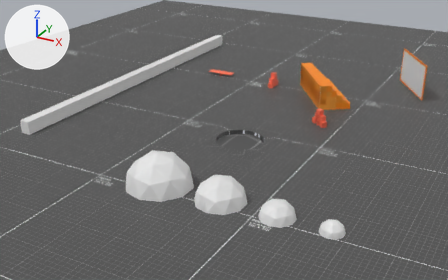
Two versions of the glTF model public/level.glb, one commit apart.
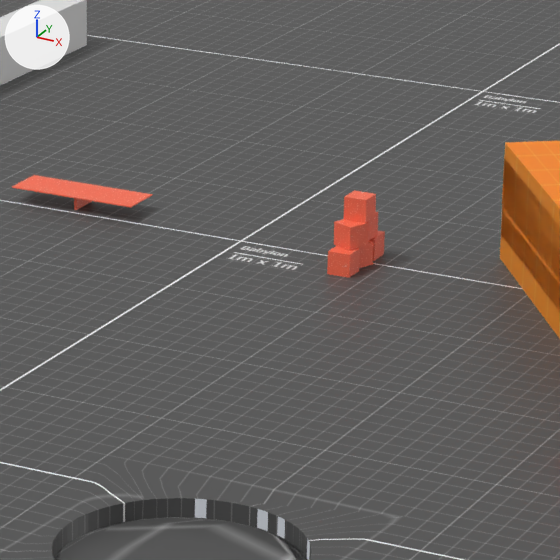
Old and new are each drawn whole from a camera (50 mm lens) standing at (49.5, -110.4, 44.6) and looking at (-5.5, -10.3, -5.4) and again close up on the part from 46% to 70% of the width and 13% to 51% of the height. The lights are fixed; the arrows at upper left show +X, +Y and +Z. The first two pictures are the older version. Where no turn or scale is listed for an object, it has been applied to the vertices.
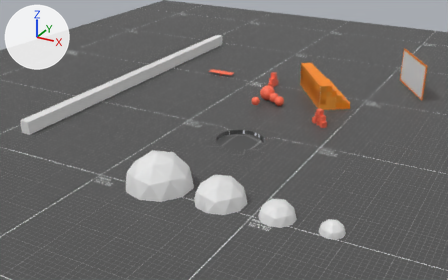
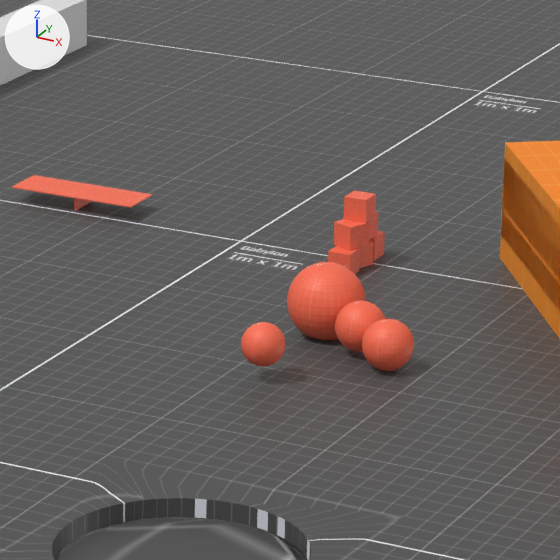
The change in detail:
Material 'Material.003' (mat_material_003) is new.
Its texture is img_1m1m_red.
Material 'Material.001' (mat_material_001) is new.
Its texture is img_1m1m_red.
Mesh me_sphere_003 is new.
It is a UV sphere (32 segments, 16 rings, poles along z) spanning x -0.85..0.85, y -0.85..0.85, z -0.85..0.85.
It uses material mat_material_003 (picture img_1m1m_red).
Mesh me_sphere_002 is new.
It is a UV sphere (32 segments, 16 rings, poles along z) spanning x -1.0..1.0, y -1.0..1.0, z -1.0..1.0.
It uses material mat_material_002 (picture img_1m1m_red).
Mesh me_sphere_001 is new.
It is a UV sphere (32 segments, 16 rings, poles along z) spanning x -1.55..1.55, y -1.55..1.55, z -1.55..1.55.
It uses material mat_material_001 (picture img_1m1m_red).
Mesh me_sphere is new.
It is a UV sphere (32 segments, 16 rings, poles along z) spanning x -1.0..1.0, y -1.0..1.0, z -1.0..1.0.
It uses material mat_material_001 (picture img_1m1m_red).
Object 'Sphere.003' (ob_sphere_003) is new; it shows me_sphere_003.
Its location is (-1.86, -3.67, 1.43).
Object 'Sphere.002' (ob_sphere_002) is new; it shows me_sphere_002.
Its location is (0.27, 0.6, 1.18).
Object 'Sphere.001' (ob_sphere_001) is new; it shows me_sphere_001.
Its location is (-1.86, 1.97, 1.43).
Object 'Sphere' (ob_sphere) is new; it shows me_sphere.
Its location is (1.89, -0.42, 1.03).

Pixel boxes (x1, y1, x2, y2) of what changed, in the close-ups (560 x 560 px):
'Sphere.001', added (red): after (287, 262, 365, 341)
'Sphere', added (red): after (362, 319, 414, 371)
'Sphere.002', added (red): after (335, 301, 385, 352)
'Sphere.003', added (red): after (241, 322, 285, 367)
